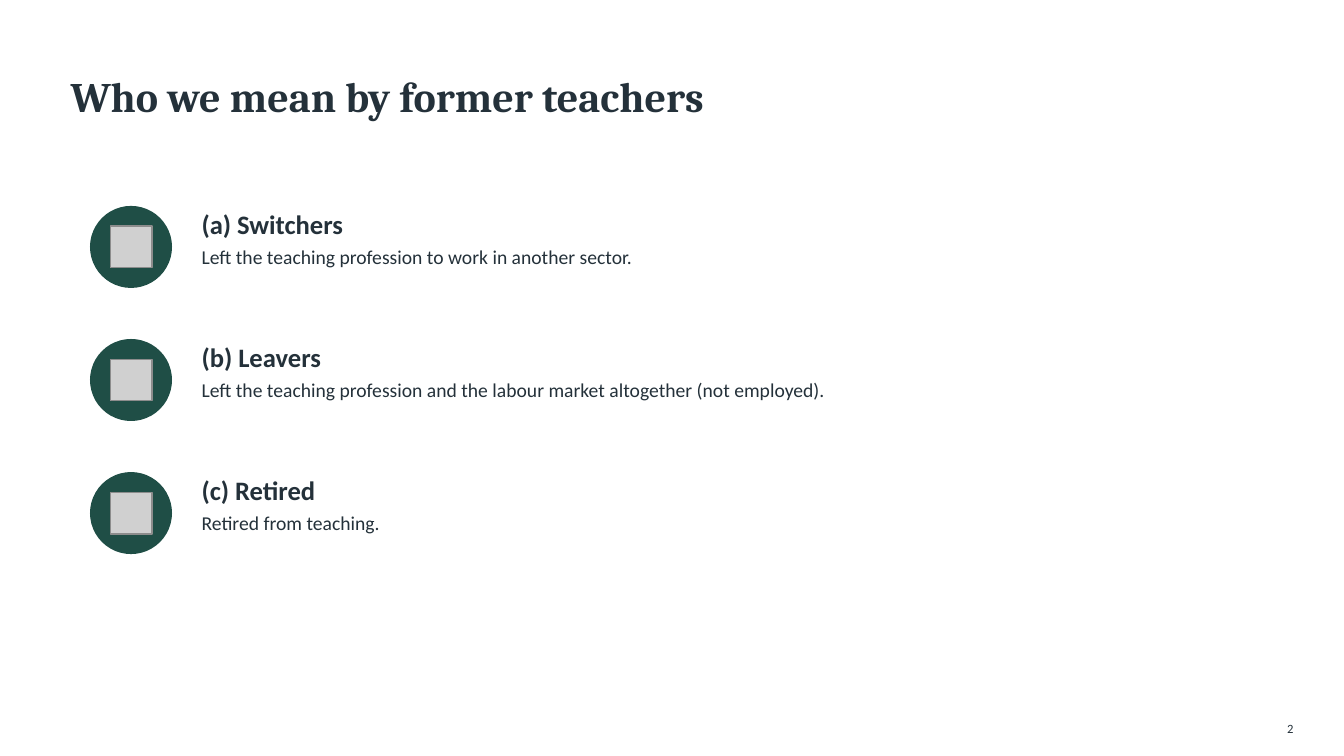
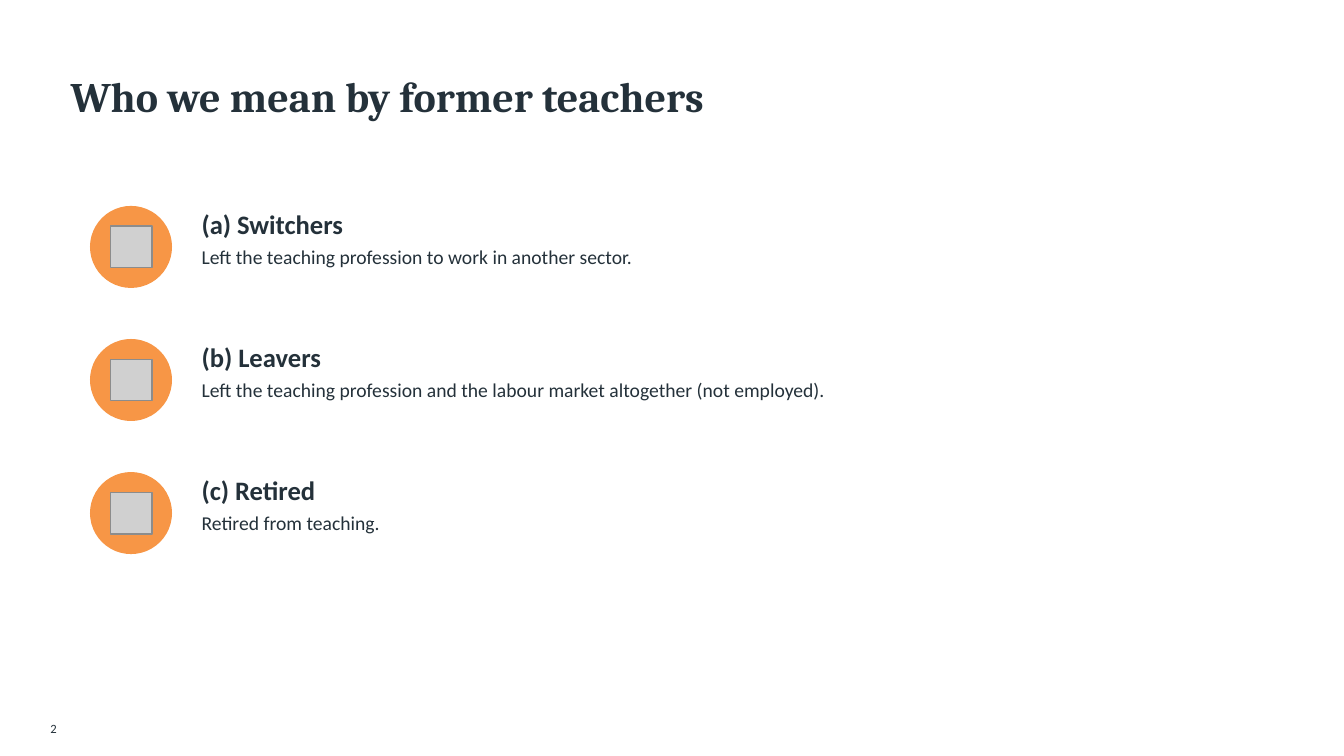
Before and after one commit to jedr1-ship-it/Alternative-Pathways----Quant, a slide deck: slide 2 of policies/Re-attracting_Former_Teachers.pptx. Drawn at 1344x756 pixels with LibreOffice and Linux fonts; fonts in the diff are those of the drawing; grey boxes stand for pictures. Boxes give left, top, right and bottom in pixels: in the first picture for what was removed or moved away, otherwise in the second. Text is boxed around its words. In the diff, an @@ line names an element or a change of style, - is before the commit and + after.

```diff
--- a/policies/Re-attracting_Former_Teachers.pptx
+++ b/policies/Re-attracting_Former_Teachers.pptx
@@ fill #1F4E46 to #F79646; outline #1F4E46 1 pt to #F79646 1 pt in 3 elements at (91,207,171,287), (91,340,171,420), (91,473,171,554) @@
@@ text "2": place and size @@
-text "2" at (1287,725,1293,733)
+text "2" at (50,725,56,733)
@@ text "2" at (50,725,56,733): alignment right to left @@
```
Also in this commit, not shown: 32 other slides changed, 2 slides added, 5 other files.
